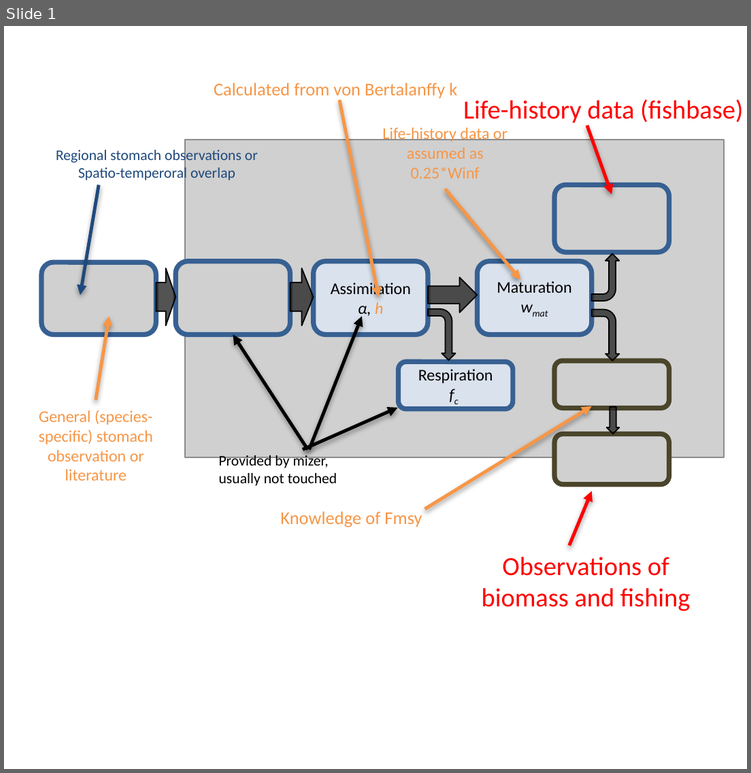
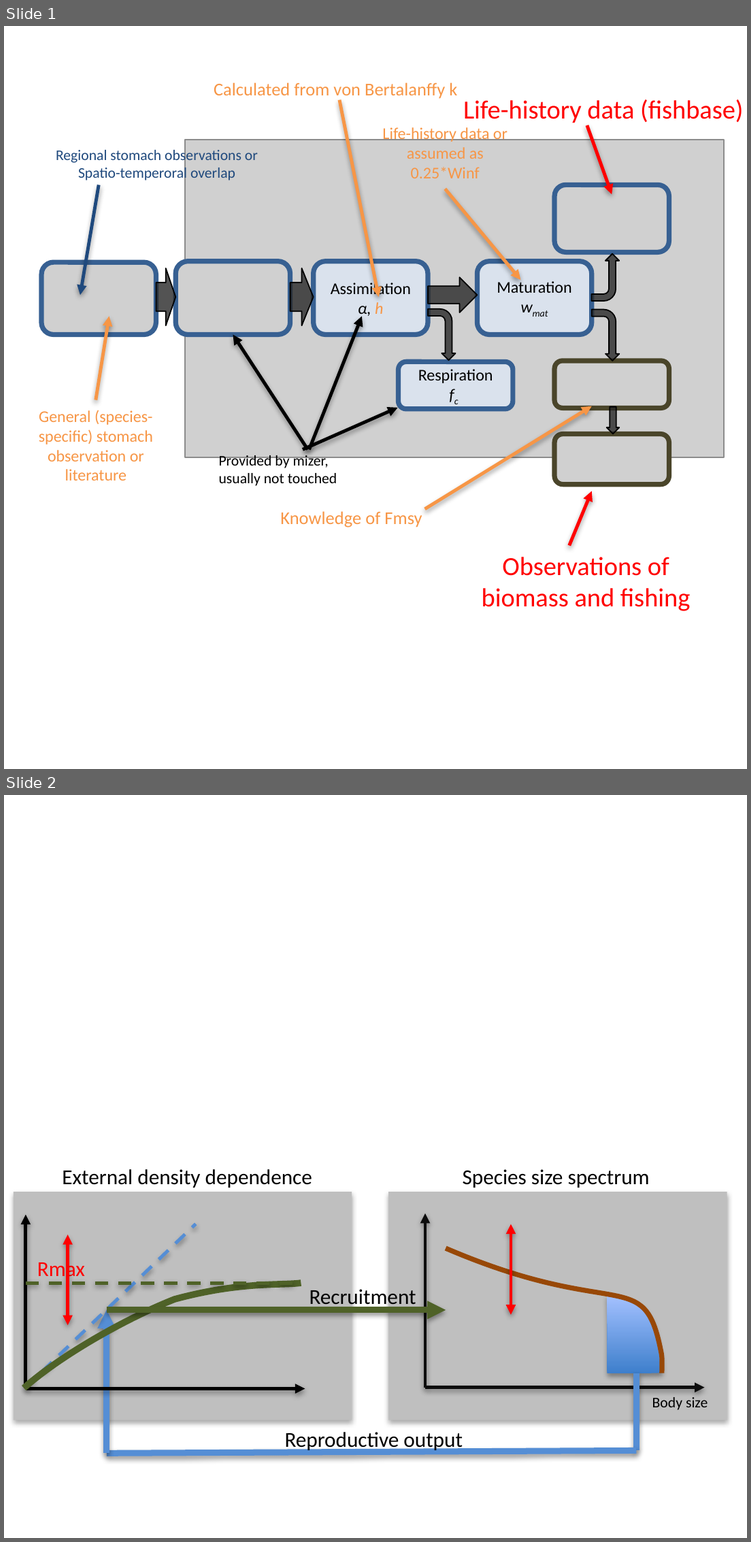
Before and after one commit to juliablanchard/HowToMizer, a slide deck: paper/Parameter sketch.pptx. Shown one above the other, each under a label of ours: slide 1 before the commit, slides 1 and 2 after it. The pictures are 751x773 and 751x1542 pixels, drawn with LibreOffice and Linux fonts; fonts in the diff are those of the drawing; grey boxes stand for pictures. Boxes give left, top, right and bottom in pixels: in the first picture for what was removed or moved away, otherwise in the second. Text is boxed around its words. In the diff, an @@ line names an element or a change of style, - is before the commit and + after.

Commit message:
Added Rmax sketch

```diff
--- a/paper/Parameter sketch.pptx
+++ b/paper/Parameter sketch.pptx
@@ slide 2 added at box(4, 795, 747, 1538), background #FFFFFF @@
@@ text added at box(62, 1169, 312, 1187), 13 pt, text #000000 @@
+External density dependence
@@ text added at box(462, 1169, 649, 1187), 13 pt, text #000000 @@
+Species size spectrum
@@ rectangle added at box(14, 1192, 351, 1421), fill #BFBFBF @@
@@ rectangle added at box(388, 1192, 727, 1421), fill #BFBFBF @@
@@ double arrow added from (68, 1235) to (68, 1325), #FF0000 2 pt @@
@@ double arrow added from (511, 1224) to (511, 1315), #FF0000 2 pt @@
@@ group added at box(24, 1215, 305, 1388): 2 arrows, 2 lines, 1 freeform shape, 1 text @@
+Rmax
@@ group added at box(425, 1213, 704, 1387): 2 freeform shapes, 2 arrows @@
@@ text added at box(309, 1285, 416, 1308), 13 pt, text #000000 @@
+Recruitment
@@ arrow added from (107, 1453) to (107, 1310), #558ED5 3.75 pt @@
@@ arrow added from (107, 1310) to (446, 1310), #4F6228 3.75 pt @@
@@ line added from (636, 1372) to (636, 1451), #558ED5 3.75 pt @@
@@ text added at box(652, 1397, 707, 1410), 9 pt, text #000000 @@
+Body size
@@ text added at box(285, 1431, 462, 1452), 13 pt, text #000000 @@
+Reproductive output
@@ line added from (107, 1453) to (636, 1451), #558ED5 3.75 pt @@
```
